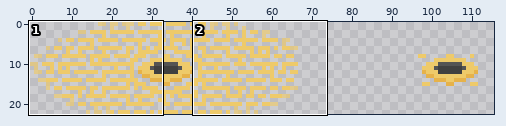
Sprite sheet, stored at Games/Curdle-Dec2021/Assets/finalSocket.png. The first picture is a wide view before the edit; the outline marks the close-up.
Close-up. Earlier state:
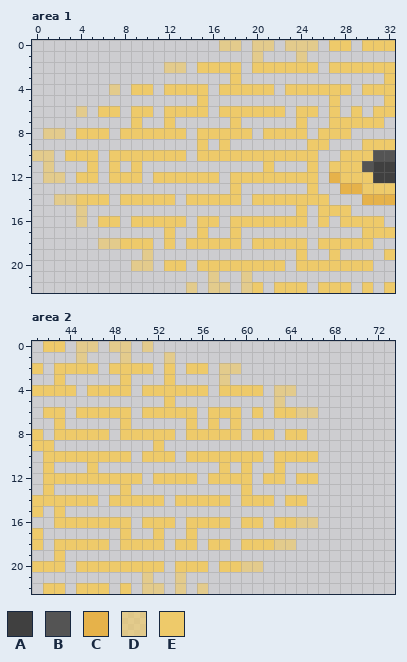
The file is 142x23 pixels. Shown: area 1: x 0..32, y 0..22; area 2: x 41..73, y 0..22. The old version is drawn lined up with the new one. The wide view leaves out empty margins. The commit also changed other parts of the picture, which this record leaves out.
Palette (. is transparent): A #404040  B #545454  C #e6b24a  D #eeca6aa9  E #eeca6a
After the commit:
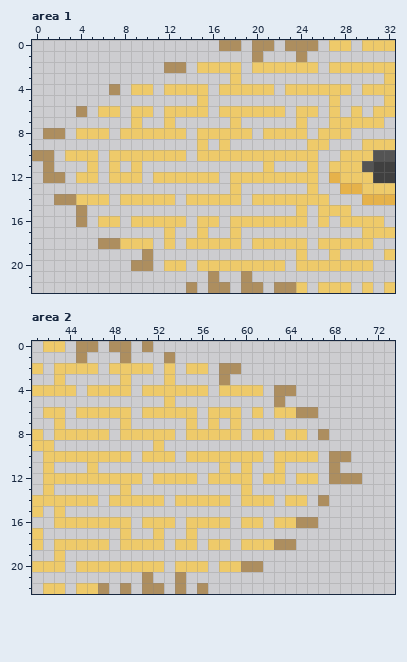
Changes in this commit:
drawings rearranged on the sheet (the old picture shows each at its new place; 14 dropped ones are not shown)
@@ palette @@
-D #eeca6aa9
+D #ad8e5f
--- area 1
@@ x 18..25 @@
 21 .D......
-22 .DE.EEE.
+22 .DD.DDE.
--- area 2
@@ x 65..72 @@
  7 ........
- 8 E.......
+ 8 E.D.....
  9 ........
-10 EE......
-11 ........
-12 EE......
+10 EE.DD...
+11 ...D....
+12 EE.DDD..
 13 ........
-14 E.......
+14 E.D.....
 15 ........
@@ x 45..51 @@
 21 ......D
-22 EEE.E.D
+22 EED.D.D
Pixel boxes of the changes (left, top, right, bottom) in both close-ups:
changed: (164, 40, 318, 73)
changed: (32, 84, 296, 293)
changed: (76, 341, 362, 594)
